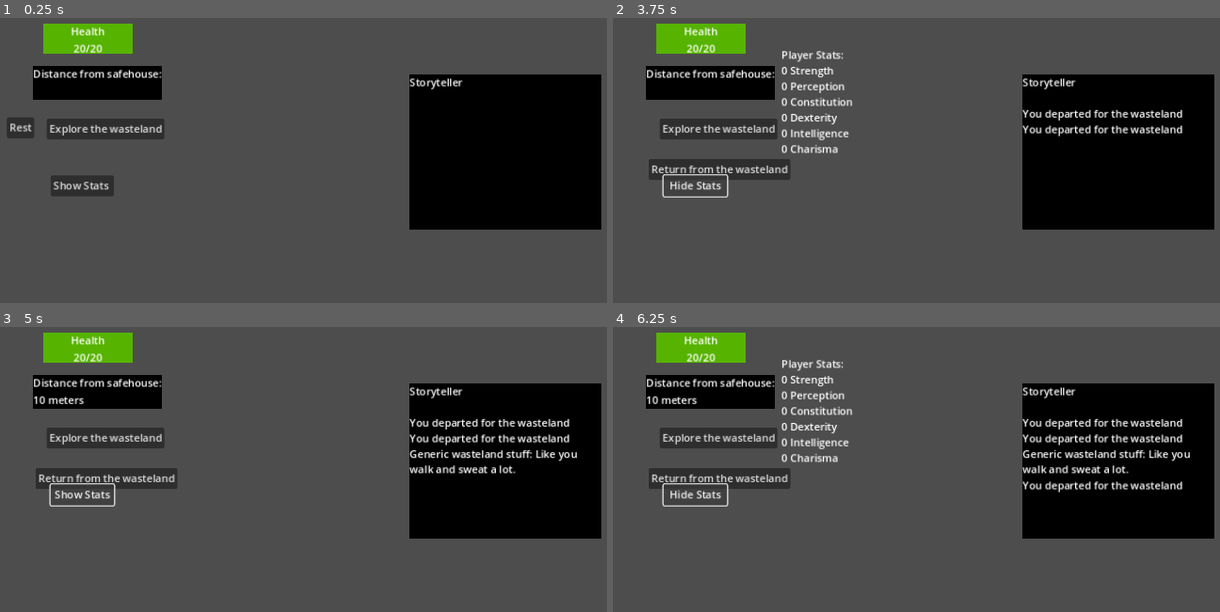
Above: before the commit, frames 1-4 (two rows, left to right).
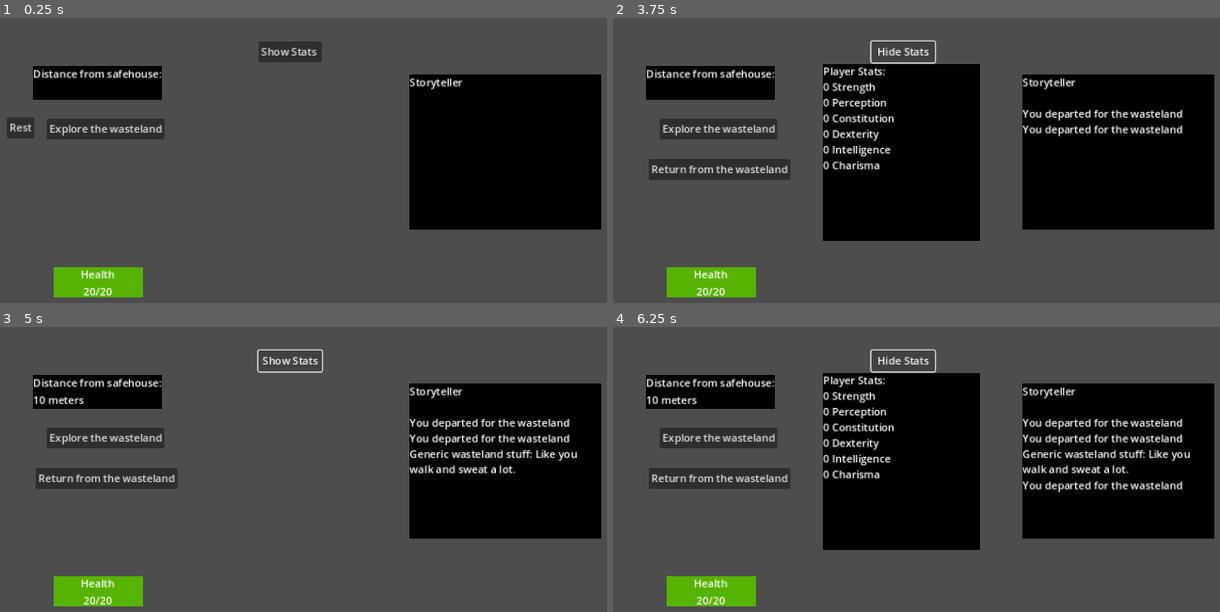
Above: after the commit, the same moments.

Repository: Cablefish1/WastelandExplorer
Game: Godot game, scene res://ui.tscn
The game is run twice, just before and just after one commit, with the same random seed, the same clock (stepped at 60 frames per second) and the same inputs.
Inputs:
- Up to frame 1 (0.25 s): no input
- Up to frame 2 (3.75 s): click "Show Stats" at 0.5 s; click "Hide Stats" at 1.25 s; click "Explore the wasteland" at 2 s; click "Explore the wasteland" at 2.75 s; click "Show Stats" at 3.5 s
- Up to frame 3 (5 s): click "Hide Stats" at 4.25 s
- Up to frame 4 (6.25 s): click "Explore the wasteland" at 5 s; click "Show Stats" at 5.75 s

The runs differ from the first frame. In frame 1, 4.4% of the frame differs, in the area x 7-54%, y 1-99%; in frame 2, 20%, in the area x 7-61%, y 1-99%; in frame 3, 3.7%; in frame 4, 20%.

Commit message:
Some improvements. The game is playable again!

Diff:
--- a/Hazards/RapidAnimal.tres
+++ b/Hazards/RapidAnimal.tres
@@ -7,6 +7,7 @@
 hazard_name = "Rabid Animal"
 description = "An abandoned crazed dog leaps out of an abandoned house and attacks you!"
 stat_to_overcome = 0
+dificulty = 40
 good_outcome = "Strength Succes:
 You place a solid kick in the head of the dog. Dazed and whimpering it limps away deciding to find better prey elsewhere.. "
 bad_outcome = "Strength Failure:
--- a/Hazards/SlipperyRocks.tres
+++ b/Hazards/SlipperyRocks.tres
@@ -7,6 +7,7 @@
 hazard_name = "Slippery Rocks"
 description = "You chance opun slippery rocks and debris."
 stat_to_overcome = 3
+dificulty = 40
 good_outcome = "Dexterity Succes:
 Being a nimble and adept you manage to cross safely. "
 bad_outcome = "Dexterity Failure:
--- a/PlayerDataObject.gd
+++ b/PlayerDataObject.gd
@@ -1,12 +1,14 @@
 extends Node
 
 @onready var dicebag = Dicebag.new()
+@onready var storyteller = $"../Storyteller"
 
 #Values
 @export var max_health : int = 20
 @export var health : int = max_health
 @export var rads : int = 0
 
+var stat_improved : String = ""
 
 @export var stats : Dictionary = {
 	"Strength" : 0,
@@ -18,21 +20,6 @@
 }
 
 
-func roll_stat(stat_name,dificulty):
-	print(stat_name)
-
-	if stats.has(stat_name):
-		randomize()
-		var stat_roll = dicebag.roll_dice(1,100)
-		print(stat_roll)
-		stat_roll = stat_roll + stats[stat_name]
-		print(stat_roll)
-		if (stat_roll >= dificulty):
-			return true
-		else: return false
-
-	else: print("ERROR NONEXISTING STAT!")
-
 
 # Called when the node enters the scene tree for the first time.
 func _ready():
@@ -42,3 +29,33 @@
 # Called every frame. 'delta' is the elapsed time since the previous frame.
 func _process(delta):
 	pass
+
+
+func roll_stat(stat_name,dificulty):
+#debug 	print(stat_name)
+
+	if stats.has(stat_name):
+		randomize()
+		var stat_roll = dicebag.roll_dice(1,100)
+		print("Dice roll "+str(stat_roll))
+		stat_roll = stat_roll + stats[stat_name]
+		print("Stat roll "+str(stat_roll))
+		if (stat_roll >= dificulty):
+			if (stat_roll <= dificulty + 10):
+				improve_stat(stat_name)
+
+
+				return true
+			return true
+		else: return false
+
+	else: print("ERROR NONEXISTING STAT!")
+
+
+func improve_stat(stat_name):
+	var amount_to_improve = dicebag.roll_dice(1, 10)
+	stats[stat_name] = stats[stat_name] + amount_to_improve
+	#Create a floating text node
+	#maybe from this video: https://www.youtube.com/watch?v=zGng3u9Y6dg
+	print("You improve "+stat_name+" by "+str(amount_to_improve))
+	return
--- /dev/null
+++ b/StatGainPopup.gd
@@ -0,0 +1,12 @@
+extends Marker2D
+
+
+@export var popup_node : PackedScene
+
+
+#NOT IMPLEMENTED YET. FEEL FREE TO DELETE!
+func popup_stat_gain():
+	var popup = popup_node.instantiate()
+	popup.position = global_position
+
+	get_tree().current_scene.add_child(popup)
--- a/UI_init.gd
+++ b/UI_init.gd
@@ -3,6 +3,7 @@
 ###player vars
 var wasteland_ticks : int = 0
 var distance_from_safehouse : int = 0
+var chance_of_hazards : int = 20 #chance of encountering something in the wasteland in percent.
 
 var debug = true
 
@@ -66,7 +67,7 @@
 	distance_from_safehouse += 10
 	check_if_won()
 	update_distance_label()
-	if distance_from_safehouse % 60 == 0:
+	if (dicebag.roll_dice(1, 100) <= chance_of_hazards):
 		storyteller.tell_player("[color=yellow]Something hazardous happened in the wasteland.[/color]")
 		world_mechanics.resolve_hazard()
 		if check_if_dead() == true:
@@ -85,23 +86,6 @@
 
 
 
-func resolve_hazard():
-
-
-
-	''' OLD RESOLVE HAZARD
-	if dicebag.flip_coin() == true:
-		var damage_taken = dicebag.roll_dice(1,10)
-		storyteller.newline()
-		storyteller.append_text("[color=red]You stumble and hurt yourself taking "+str(damage_taken)+" damage.[/color]")
-		player.health = player.health - damage_taken
-		update_health_bar()
-		check_if_dead()
-	else:
-		storyteller.newline()
-		storyteller.append_text("[color=green]But you got lucky and avoided it.[/color]")
-
-'''
 
 func check_if_dead():
 	if player.health <= 0:
@@ -120,7 +104,7 @@
 	distance_label.set_text("Distance from safehouse:\n"+str(distance_from_safehouse)+" meters")
 
 func check_if_won():
-	if distance_from_safehouse >= 1000:
+	if distance_from_safehouse >= 2000:
 		storyteller.tell_player("[color=blue]You finally find a safer safehouse! Congratulations! You have won the game.[/color]")
 		exploration_tick_timer.stop()
 		hide_all_buttons()
--- a/WorldMechanics.gd
+++ b/WorldMechanics.gd
@@ -1,10 +1,11 @@
 extends Node
 
 @onready var player = $"../PlayerDataObject"
-
+@onready var dicebag = Dicebag.new()
 @export var chance_of_hazards : int = 15 #chance of encountering a hazard in percent
 @onready var storyteller = $"../Storyteller"
 
+var stat_improved : String  = ""
 
 func resolve_hazard():
 	var hazard_file_name = get_hazard_file_name_from_folder()
@@ -14,12 +15,18 @@
 	# The folloing array translates the hazards enum to a string that can be read by the dictionary in the playerscript.
 	# Very important this is identical to the stat order in the PlayerDataObject!
 	var stats = ["Strength", "Perception", "Constitution", "Dexterity", "Intelligence", "Charisma"]
+
 	if player.roll_stat(stats[hazard.stat_to_overcome], hazard.dificulty) == true:
 		storyteller.tell_player("[color=green]"+hazard.good_outcome+"[/color]")
-		#reward player
-		return
+		var stat_after_roll = player.stats[hazard.stat_to_overcome]
+
 	else:
 		storyteller.tell_player("[color=red]"+hazard.bad_outcome+"[/color]")
+		var damage_taken = 0
+		damage_taken = dicebag.roll_dice(1, hazard.max_damage_amount)
+		storyteller.tell_player("[color=red]You take "+str(damage_taken)+" damage[/color]")
+		player.health = player.health - damage_taken
+		$"..".update_health_bar()
 		#resolve bad stuff + check if dead
 
 
--- /dev/null
+++ b/stat_gained_popup.tscn
@@ -0,0 +1,104 @@
+[gd_scene load_steps=4 format=3 uid="uid://d0wiixpescf8i"]
+
+[sub_resource type="Animation" id="Animation_kf4cn"]
+resource_name = "popup"
+length = 0.75
+step = 0.05
+tracks/0/type = "value"
+tracks/0/imported = false
+tracks/0/enabled = true
+tracks/0/path = NodePath("Label:scale")
+tracks/0/interp = 1
+tracks/0/loop_wrap = true
+tracks/0/keys = {
+"times": PackedFloat32Array(0, 0.1, 0.2),
+"transitions": PackedFloat32Array(1, 1, 1),
+"update": 0,
+"values": [Vector2(1, 1), Vector2(1.5, 1.5), Vector2(1, 1)]
+}
+tracks/1/type = "value"
+tracks/1/imported = false
+tracks/1/enabled = true
+tracks/1/path = NodePath("Label:self_modulate")
+tracks/1/interp = 1
+tracks/1/loop_wrap = true
+tracks/1/keys = {
+"times": PackedFloat32Array(0.6, 0.75),
+"transitions": PackedFloat32Array(1, 1),
+"update": 0,
+"values": [Color(1, 1, 1, 1), Color(1, 1, 1, 0)]
+}
+tracks/2/type = "method"
+tracks/2/imported = false
+tracks/2/enabled = true
+tracks/2/path = NodePath(".")
+tracks/2/interp = 1
+tracks/2/loop_wrap = true
+tracks/2/keys = {
+"times": PackedFloat32Array(0.75),
+"transitions": PackedFloat32Array(1),
+"values": [{
+"args": [],
+"method": &"queue_free"
+}]
+}
+
+[sub_resource type="Animation" id="Animation_brpl7"]
+length = 0.001
+tracks/0/type = "value"
+tracks/0/imported = false
+tracks/0/enabled = true
+tracks/0/path = NodePath("Label:scale")
+tracks/0/interp = 1
+tracks/0/loop_wrap = true
+tracks/0/keys = {
+"times": PackedFloat32Array(0),
+"transitions": PackedFloat32Array(1),
+"update": 0,
+"values": [Vector2(1.5, 1.5)]
+}
+tracks/1/type = "value"
+tracks/1/imported = false
+tracks/1/enabled = true
+tracks/1/path = NodePath("Label:self_modulate")
+tracks/1/interp = 1
+tracks/1/loop_wrap = true
+tracks/1/keys = {
+"times": PackedFloat32Array(0),
+"transitions": PackedFloat32Array(1),
+"update": 0,
+"values": [Color(1, 1, 1, 0)]
+}
+
+[sub_resource type="AnimationLibrary" id="AnimationLibrary_vavf4"]
+_data = {
+"RESET": SubResource("Animation_brpl7"),
+"popup": SubResource("Animation_kf4cn")
+}
+
+[node name="StatGainedPopup" type="Marker2D"]
+
+[node name="Label" type="Label" parent="."]
+self_modulate = Color(1, 1, 1, 0)
+anchors_preset = 8
+anchor_left = 0.5
+anchor_top = 0.5
+anchor_right = 0.5
+anchor_bottom = 0.5
+offset_left = -62.0
+offset_top = -13.0
+offset_right = 62.0
+offset_bottom = 13.0
+grow_horizontal = 2
+grow_vertical = 2
+scale = Vector2(1.5, 1.5)
+text = "Stat improved #
+"
+horizontal_alignment = 1
+vertical_alignment = 1
+
+[node name="AnimationPlayer" type="AnimationPlayer" parent="."]
+autoplay = "popup"
+libraries = {
+"": SubResource("AnimationLibrary_vavf4")
+}
--- a/ui.tscn
+++ b/ui.tscn
@@ -1,10 +1,12 @@
-[gd_scene load_steps=10 format=3 uid="uid://co1tpwdpfc23o"]
+[gd_scene load_steps=13 format=3 uid="uid://co1tpwdpfc23o"]
 
 [ext_resource type="Script" path="res://UI_init.gd" id="1_j44u1"]
 [ext_resource type="Script" path="res://Storyteller.gd" id="2_qy66y"]
 [ext_resource type="Script" path="res://PlayerDataObject.gd" id="3_v1l3t"]
 [ext_resource type="Script" path="res://WorldMechanics.gd" id="4_bosov"]
 [ext_resource type="Script" path="res://StatsPanel.gd" id="5_0jc0r"]
+[ext_resource type="Script" path="res://StatGainPopup.gd" id="5_4d2oi"]
+[ext_resource type="PackedScene" uid="uid://d0wiixpescf8i" path="res://stat_gained_popup.tscn" id="6_n2tkg"]
 
 [sub_resource type="StyleBoxFlat" id="StyleBoxFlat_3c2i6"]
 bg_color = Color(0, 0, 0, 1)
@@ -16,6 +18,9 @@
 bg_color = Color(0.337255, 0.701961, 0, 1)
 
 [sub_resource type="StyleBoxFlat" id="StyleBoxFlat_exy8d"]
+bg_color = Color(0, 0, 0, 1)
+
+[sub_resource type="StyleBoxFlat" id="StyleBoxFlat_bs6mu"]
 bg_color = Color(0, 0, 0, 1)
 
 [node name="UI" type="Control"]
@@ -61,10 +66,10 @@
 
 [node name="HealthBar" type="ProgressBar" parent="."]
 layout_mode = 0
-offset_left = 78.0
-offset_top = 58.0
-offset_right = 215.0
-offset_bottom = 104.0
+offset_left = 93.0
+offset_top = 430.0
+offset_right = 230.0
+offset_bottom = 476.0
 theme_override_styles/background = SubResource("StyleBoxFlat_ttloa")
 theme_override_styles/fill = SubResource("StyleBoxFlat_wdmpq")
 max_value = 10.0
@@ -108,18 +113,24 @@
 
 [node name="ShowStatsButton" type="Button" parent="."]
 layout_mode = 0
-offset_left = 89.0
-offset_top = 290.0
-offset_right = 186.0
-offset_bottom = 321.0
+offset_left = 407.0
+offset_top = 85.0
+offset_right = 504.0
+offset_bottom = 116.0
 text = "Show Stats "
+
+[node name="StatGainPopup" type="Marker2D" parent="ShowStatsButton"]
+position = Vector2(47, 0)
+script = ExtResource("5_4d2oi")
+popup_node = ExtResource("6_n2tkg")
 
 [node name="StatsPanel" type="RichTextLabel" parent="."]
 layout_mode = 0
-offset_left = 269.0
-offset_top = 94.0
-offset_right = 625.0
-offset_bottom = 402.0
+offset_left = 333.0
+offset_top = 119.0
+offset_right = 574.0
+offset_bottom = 390.0
+theme_override_styles/normal = SubResource("StyleBoxFlat_bs6mu")
 script = ExtResource("5_0jc0r")
 
 [connection signal="pressed" from="explore_wasteland_button" to="." method="_on_explore_wasteland_button_pressed"]
